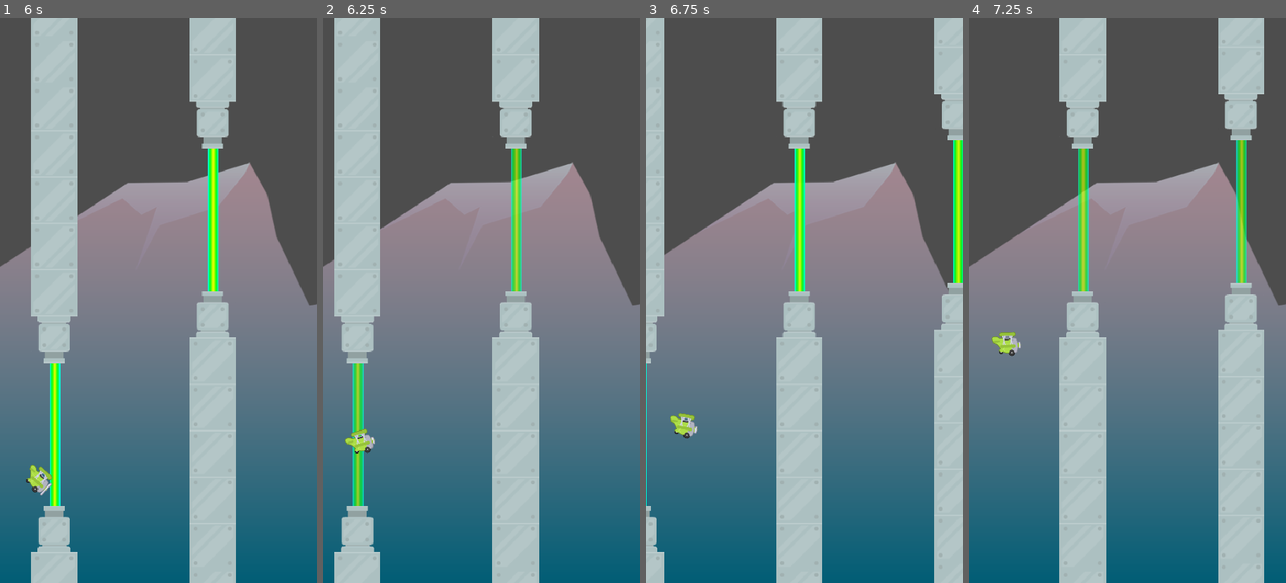
Above: before the commit, frames 1-4 (left to right).
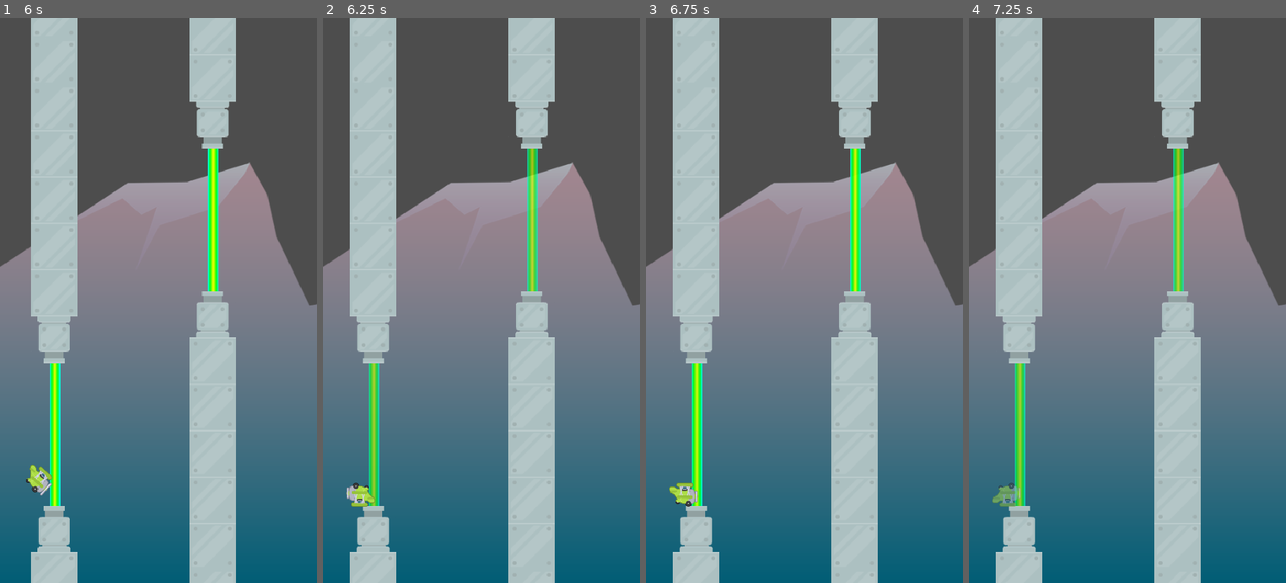
Above: after the commit, the same moments.

Repository: ligarius20fps/kurs-godot
Game: Godot game, scene res://Scenes/Game/Game.tscn
Two runs of this game, one before a commit and one after it. Both use one fixed random seed, a clock stepped at 60 frames per second and the inputs below.
Inputs:
- Up to frame 1 (6 s): tap Space (jump) at 0.77, 1.52, 3.02, 3.77, 4.52 s
- Up to frame 2 (6.25 s): tap Space (jump) at 6.02 s
- Up to frame 3 (6.75 s): no input
- Up to frame 4 (7.25 s): tap Space (jump) at 6.77 s

Frame 1 is identical in both runs. In frame 2, 19% of the frame differs, in the area x 3-74%, y 0-100%; in frame 3, 44%, in the area x 0-100%, y 0-100%; in frame 4, 44%.

Commit message:
trudniejsze rury

Diff:
--- a/tappy/Scenes/Pipe/Pipe.tscn
+++ b/tappy/Scenes/Pipe/Pipe.tscn
@@ -8,6 +8,9 @@
 [sub_resource type="RectangleShape2D" id="RectangleShape2D_hmu3v"]
 size = Vector2(70, 560)
 
+[sub_resource type="RectangleShape2D" id="RectangleShape2D_k6n45"]
+size = Vector2(28, 17)
+
 [node name="Pipe" type="Area2D"]
 collision_layer = 0
 collision_mask = 2
@@ -16,6 +19,7 @@
 position = Vector2(-35, 0)
 texture = ExtResource("1_k6n45")
 centered = false
+metadata/_edit_lock_ = true
 
 [node name="CollisionShape2D" type="CollisionShape2D" parent="."]
 position = Vector2(0, 43.5)
@@ -26,3 +30,8 @@
 position = Vector2(0, 350)
 shape = SubResource("RectangleShape2D_hmu3v")
 metadata/_edit_lock_ = true
+
+[node name="CollisionShape2D3" type="CollisionShape2D" parent="."]
+position = Vector2(0, 8.5)
+shape = SubResource("RectangleShape2D_k6n45")
+metadata/_edit_lock_ = true
Not shown: 1 places in tappy/Scenes/Pipe/Pipe.tscn that only renumber resources
